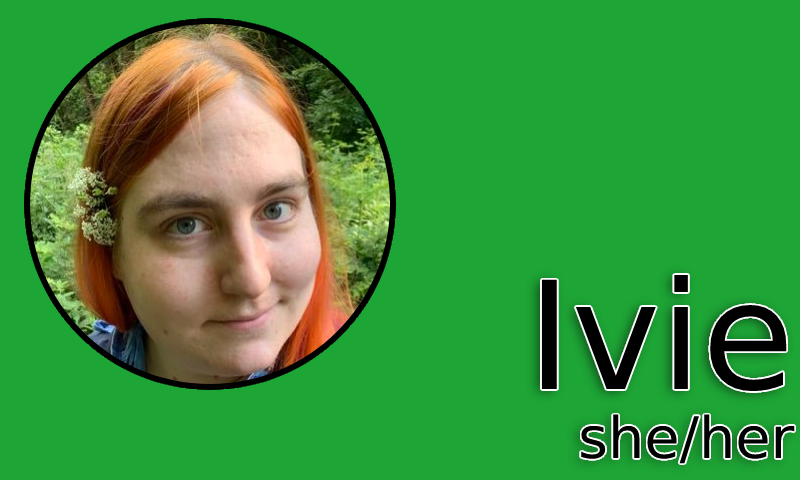
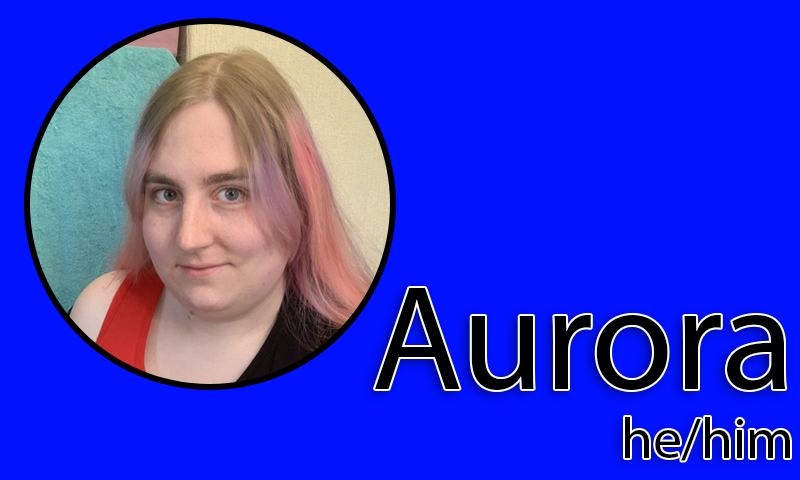
Layers edited between the first and the second 800 x 480 image:
added group "Aurora" with 4 layers above "Ivie" over [0, 0, 800, 480]
added layer "Aurora he/him" in group "Aurora" over [375, 288, 790, 461]
added layer "Layer 6" in group "Aurora" over [30, 24, 390, 384]
added layer "Layer 5" (1st of 2, in "Aurora") in group "Aurora" over [0, 0, 800, 480]
painted on "Ivie she/her" over [541, 275, 795, 464]
painted on "Lucy they/them" over [461, 279, 794, 471]
